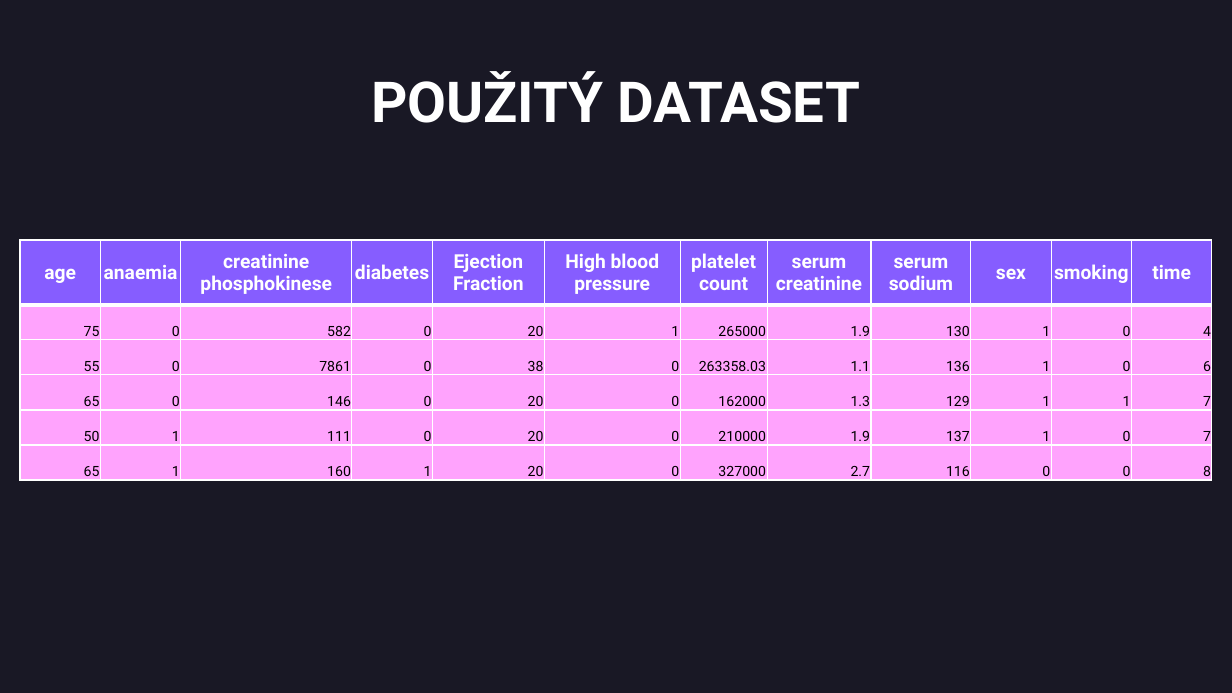
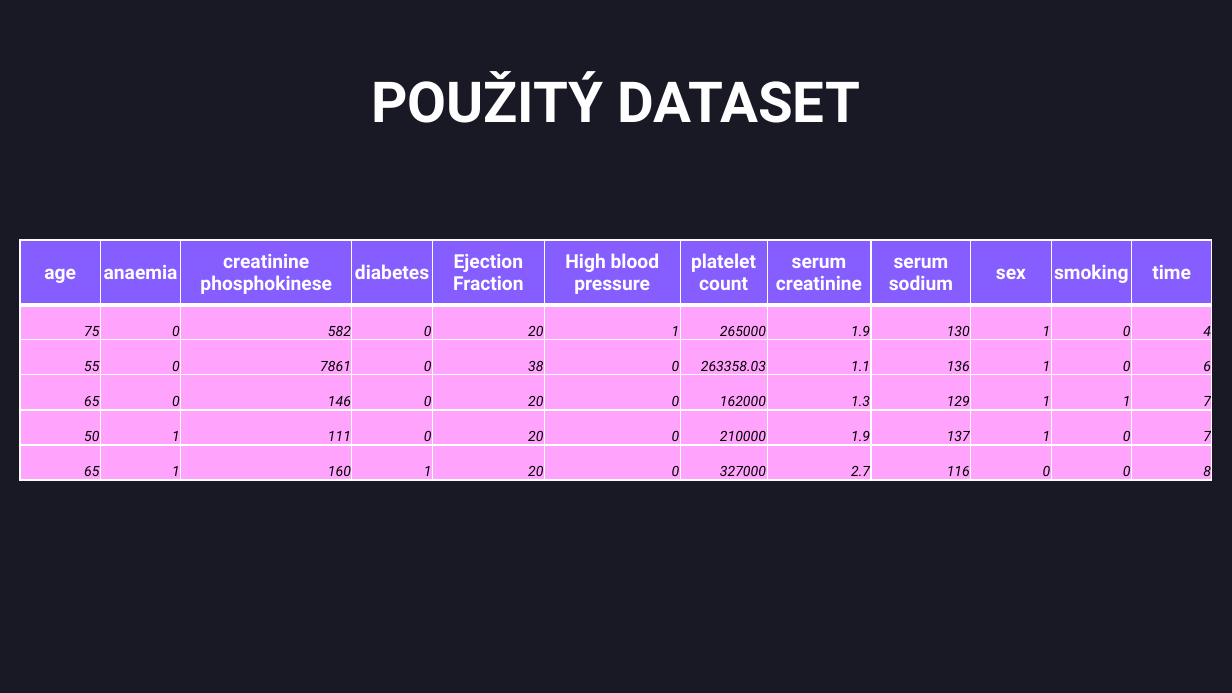
Before and after one commit to cenkner-maximilian/Predikcia-umrtnosti-u-pacientov-so-srdcovym-zlyhanim, a slide deck: slide 7 of slide-deck.pptx (slide 6 before the commit). Drawn at 1232x693 pixels with LibreOffice and Linux fonts; fonts in the diff are those of the drawing. Boxes give left, top, right and bottom in pixels: in the first picture for what was removed or moved away, otherwise in the second. Text is boxed around its words. In the diff, an @@ line names an element or a change of style, - is before the commit and + after.

```diff
--- a/slide-deck.pptx
+++ b/slide-deck.pptx
@@ table at (20, 240, 1213, 485) @@
@@ italic on in "75", "0", "582", "0" and 56 more places @@
```
Also in this commit, not shown: 3 other slides changed, 8 slides added, 1 slide removed, 1 other file.
